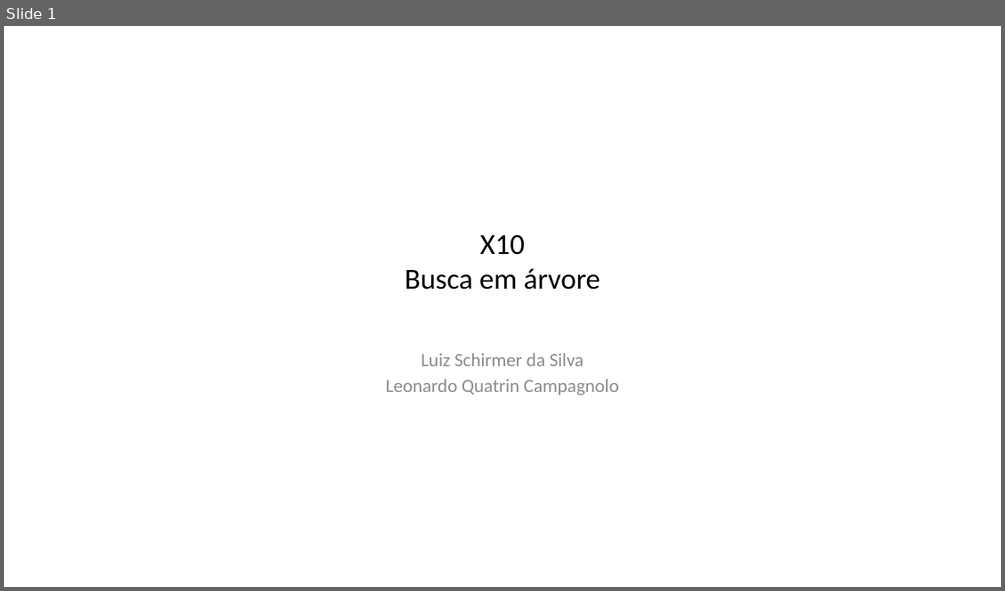
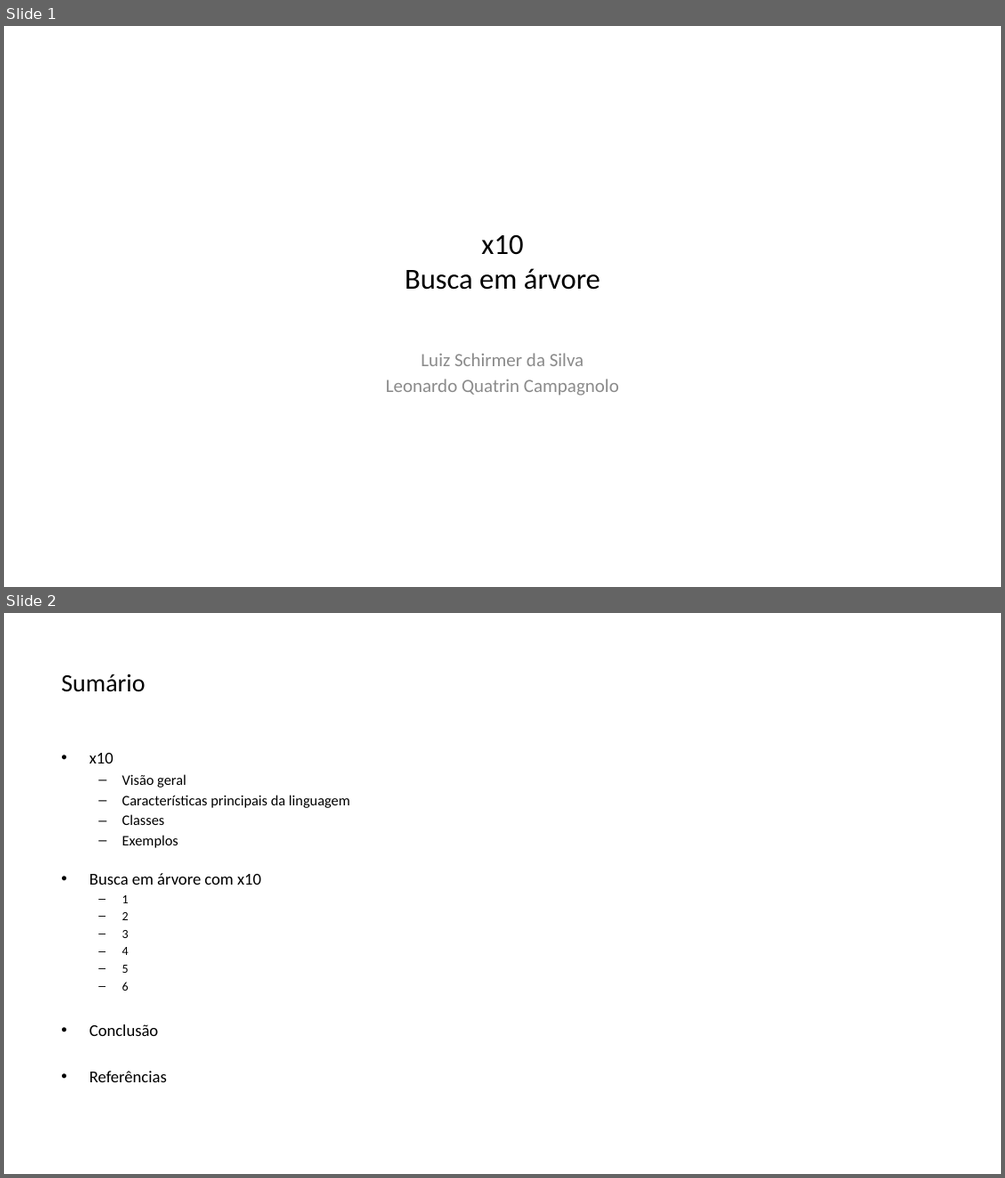
Before and after one commit to lquatrin/inf2591, a slide deck: x10.pptx. Shown one above the other, each under a label of ours: slide 1 before the commit, slides 1 and 2 after it. The pictures are 1005x591 and 1005x1178 pixels, drawn with LibreOffice and Linux fonts; fonts in the diff are those of the drawing. Boxes give left, top, right and bottom in pixels: in the first picture for what was removed or moved away, otherwise in the second. Text is boxed around its words. In the diff, an @@ line names an element or a change of style, - is before the commit and + after.

Commit message:
exemplos

```diff
--- a/x10.pptx
+++ b/x10.pptx
@@ slide 2 added at bbox=[4, 613, 1001, 1174], background #FFFFFF @@
@@ title added at bbox=[61, 674, 145, 692], 24 pt, text #000000 @@
+Sumário
@@ text added at bbox=[89, 753, 350, 1082], 14 pt, text #000000 @@
+• x10
+  – Visão geral
+  – Características principais da linguagem
+  – Classes
+  – Exemplos
+• Busca em árvore com x10
+  – 1
+  – 2
+  – 3
+  – 4
+  – 5
+  – 6
+• Conclusão
+• Referências
@@ slide 1 changed as well @@
@@ title at bbox=[404, 234, 600, 289]: text changed @@
-X10
-Busca em árvore
+x10
+Busca em árvore
```
Also in this commit, not shown: 21 other slides changed, 1 other slide added, 1 slide removed, 5 other files.
